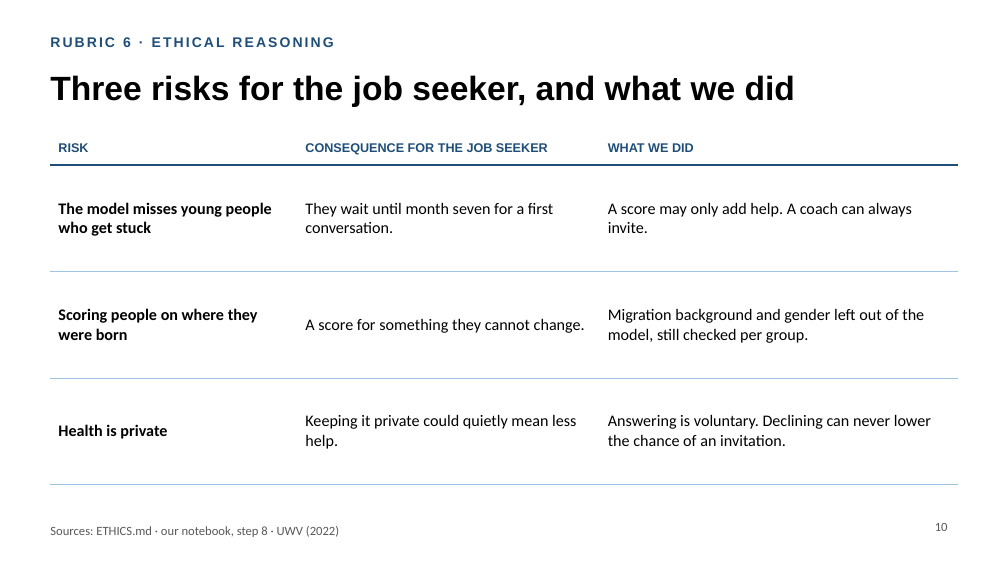
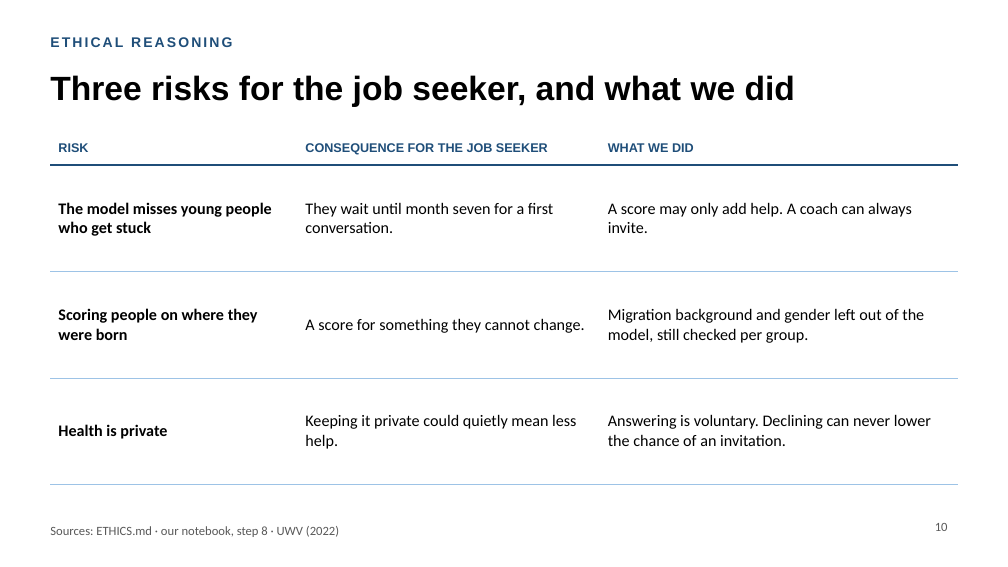
Before and after one commit to lucasjansze/Hackathon_5, a slide deck: slide 10 of presentation/Who_needs_early_help.pptx. Drawn at 1008x567 pixels with LibreOffice and Linux fonts; fonts in the diff are those of the drawing. Boxes give left, top, right and bottom in pixels: in the first picture for what was removed or moved away, otherwise in the second. Text is boxed around its words. In the diff, an @@ line names an element or a change of style, - is before the commit and + after.

```diff
--- a/presentation/Who_needs_early_help.pptx
+++ b/presentation/Who_needs_early_help.pptx
@@ text at box(50, 37, 232, 47): text changed @@
-RUBRIC 6 · ETHICAL REASONING
+ETHICAL REASONING
```
Also in this commit, not shown: 9 other slides changed, 1 other file.
